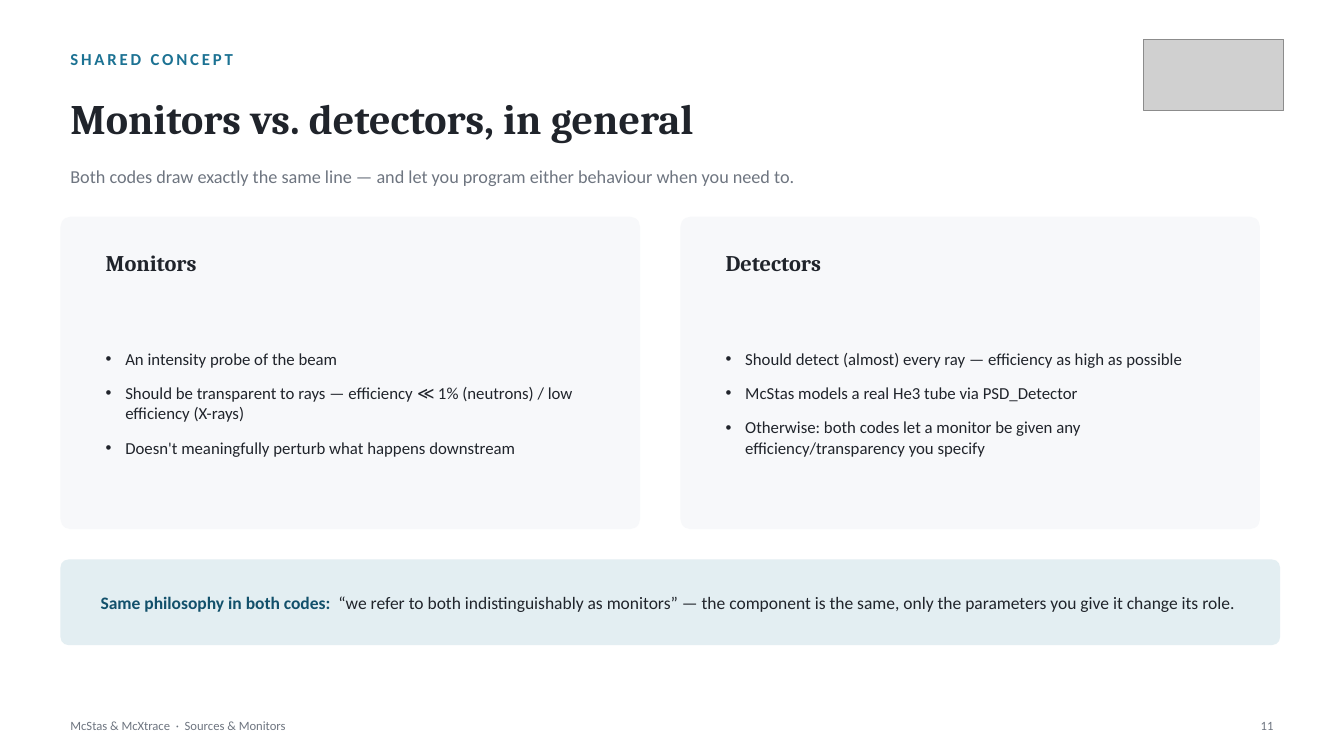
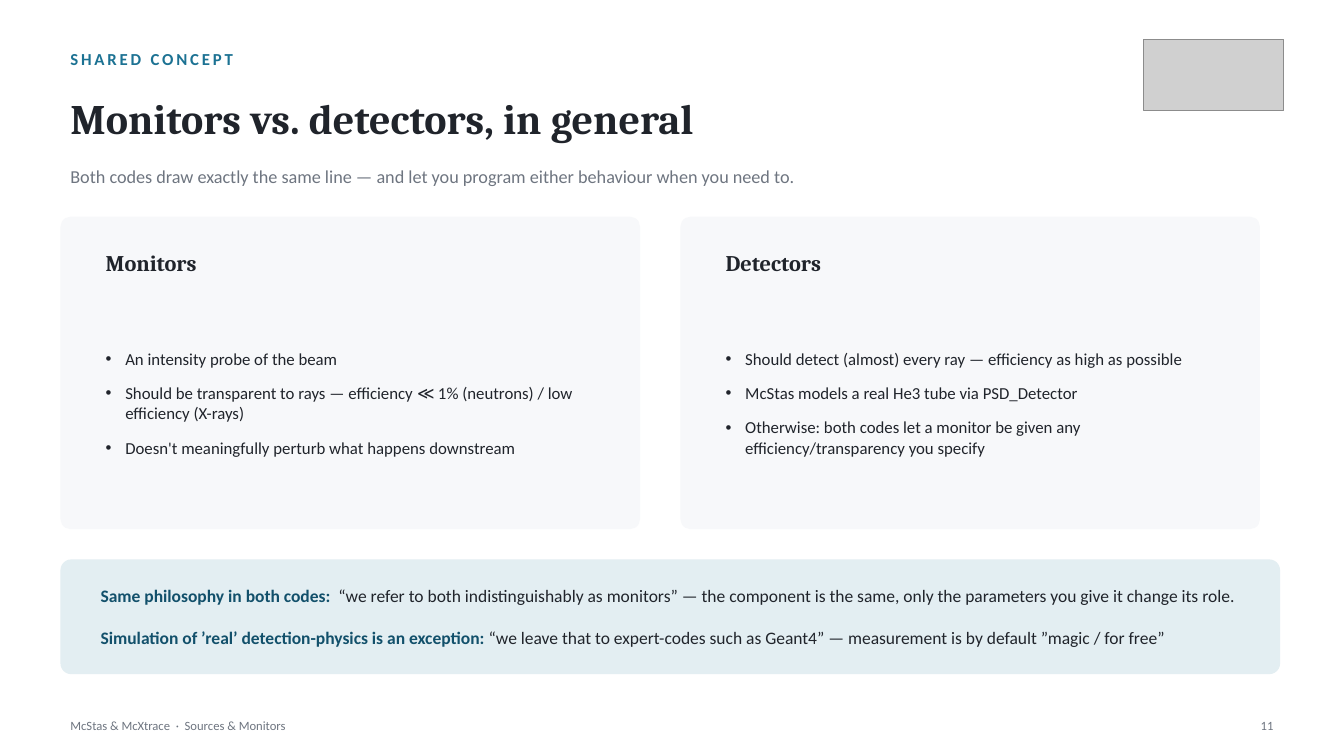
Before and after one commit to mccode-dev/PaNRAID, a slide deck: slide 11 of 22_September_Tuesday/morning_sources_detectors/02_Sources_Monitors/McStas_McXtrace_Sources_and_Monitors.pptx. Drawn at 1344x756 pixels with LibreOffice and Linux fonts; fonts in the diff are those of the drawing; grey boxes stand for pictures. Boxes give left, top, right and bottom in pixels: in the first picture for what was removed or moved away, otherwise in the second. Text is boxed around its words. In the diff, an @@ line names an element or a change of style, - is before the commit and + after.

```diff
--- a/22_September_Tuesday/morning_sources_detectors/02_Sources_Monitors/McStas_McXtrace_Sources_and_Monitors.pptx
+++ b/22_September_Tuesday/morning_sources_detectors/02_Sources_Monitors/McStas_McXtrace_Sources_and_Monitors.pptx
@@ rounded rectangle: place and size @@
-rounded rectangle at [60, 560, 1280, 645]
+rounded rectangle at [60, 560, 1280, 675]
@@ text at [101, 631, 1165, 647]: paragraph added @@
+Simulation of ’real’ detection-physics is an exception: “we leave that to expert-codes such as Geant4” — measurement is by default ”magic / for free”
```
Also in this commit, not shown: 5 other slides changed, 1 slide added.
